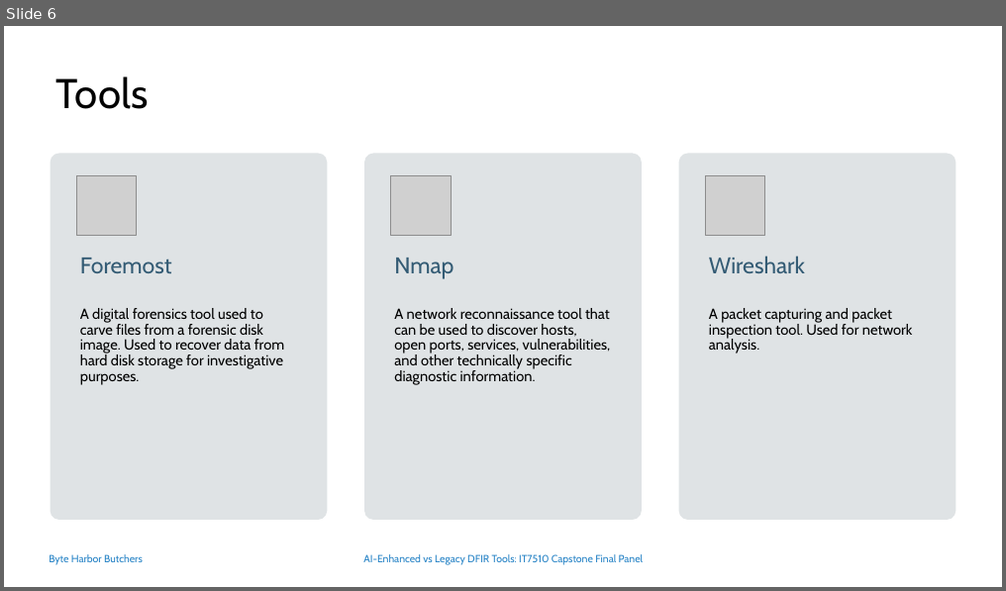
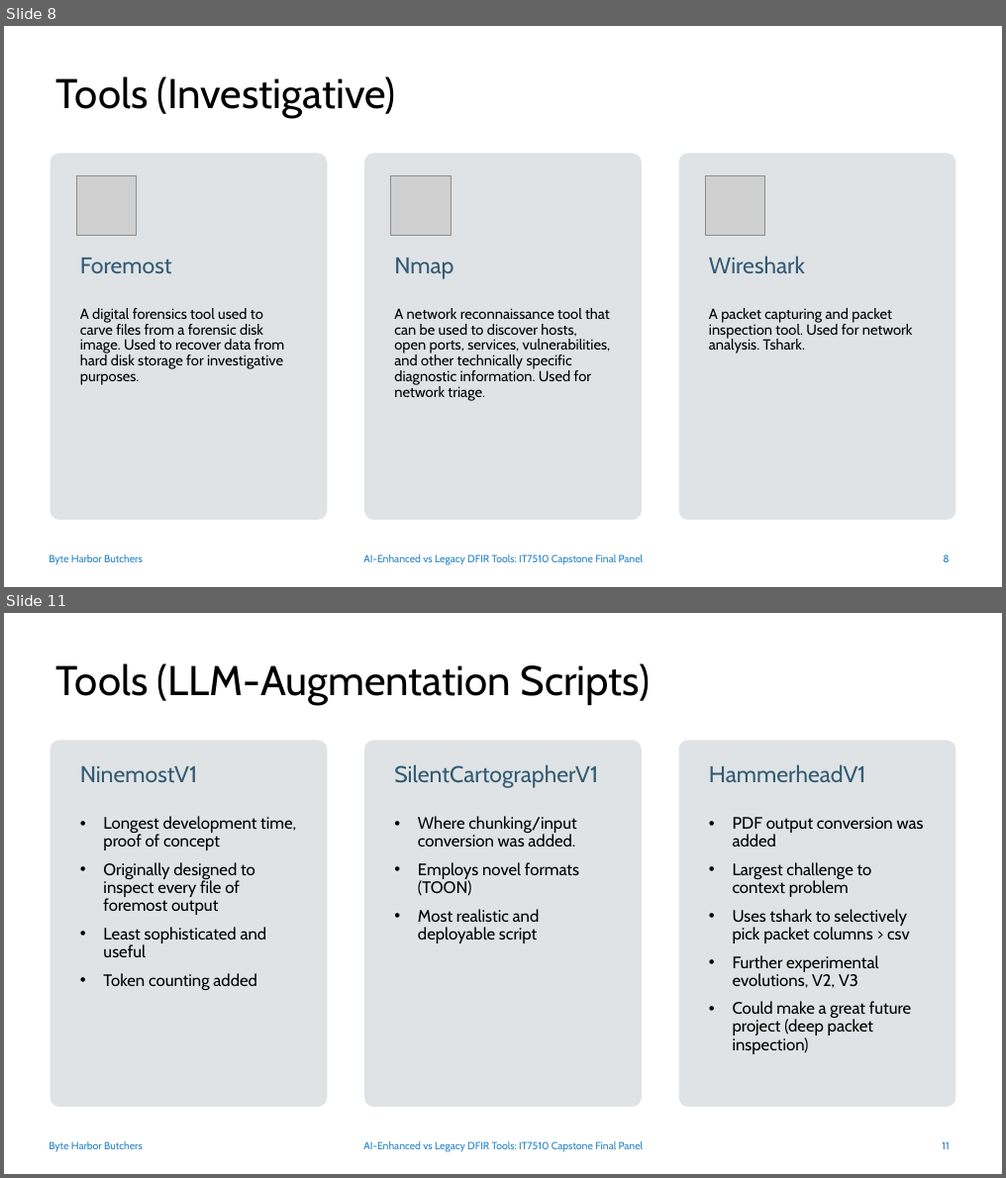
Before and after one commit to DavidSushames/BHB-Capstone, a slide deck: Academic Documents/Final Panel Presentation/Final Panel Slides 1.1 - DS.pptx. Shown one above the other, each under a label of ours: slide 6 before the commit, slides 8 and 11 after it; the slides between them are not shown. The pictures are 1006x591 and 1006x1178 pixels, drawn with LibreOffice and Linux fonts; fonts in the diff are those of the drawing; grey boxes stand for pictures; background and template pictures are left out. Boxes give left, top, right and bottom in pixels: in the first picture for what was removed or moved away, otherwise in the second. Text is boxed around its words. In the diff, an @@ line names an element or a change of style, - is before the commit and + after.

```diff
--- a/Academic Documents/Final Panel Presentation/Final Panel Slides 1.1 - DS.pptx
+++ b/Academic Documents/Final Panel Presentation/Final Panel Slides 1.1 - DS.pptx
@@ slide 11 added at [4, 613, 1002, 1174], background #FFFFFF; not listed: 5 template elements that a slide beside it also shows @@
@@ title added at [56, 663, 649, 705], 40 pt, text #000000 @@
+Tools (LLM-Augmentation Scripts)
@@ text added at [80, 766, 197, 782], 22 pt, text #335B74 @@
+NinemostV1
@@ text added at [394, 764, 598, 788], 22 pt, text #335B74 @@
+SilentCartographerV1
@@ text added at [709, 764, 866, 782], 22 pt, text #335B74 @@
+HammerheadV1
@@ text added at [103, 816, 296, 990], 16 pt, text #000000 @@
+• Longest development time, proof of concept
+• Originally designed to inspect every file of foremost output
+• Least sophisticated and useful
+• Token counting added
@@ text added at [418, 816, 579, 944], 16 pt, text #000000 @@
+• Where chunking/input conversion was added.
+• Employs novel formats (TOON)
+• Most realistic and deployable script
@@ text added at [733, 817, 924, 1055], 16 pt, text #000000 @@
+• PDF output conversion was added
+• Largest challenge to context problem
+• Uses tshark to selectively pick packet columns > csv
+• Further experimental evolutions, V2, V3
+• Could make a great future project (deep packet inspection)
@@ page number added at [942, 1142, 948, 1150], 10 pt, text #2683C6 @@
+11
@@ what was slide 6 is now slide 8 @@
@@ slide 8 changed as well @@
@@ title at [56, 76, 396, 118]: text changed @@
-Tools
+Tools (Investigative)
@@ text at [394, 308, 611, 401]: text changed @@
-A network reconnaissance tool that can be used to discover hosts, open ports, services, vulnerabilities, and other technically specific diagnostic information.
+A network reconnaissance tool that can be used to discover hosts, open ports, services, vulnerabilities, and other technically specific diagnostic information. Used for network triage.
@@ text at [709, 308, 913, 354]: text changed @@
-A packet capturing and packet inspection tool. Used for network analysis.
+A packet capturing and packet inspection tool. Used for network analysis. Tshark.
@@ page number added at [943, 555, 948, 563], 10 pt, text #2683C6 @@
+8
```
Also in this commit, not shown: 5 other slides changed, 15 other slides added, 9 slides removed, 2 other files.
